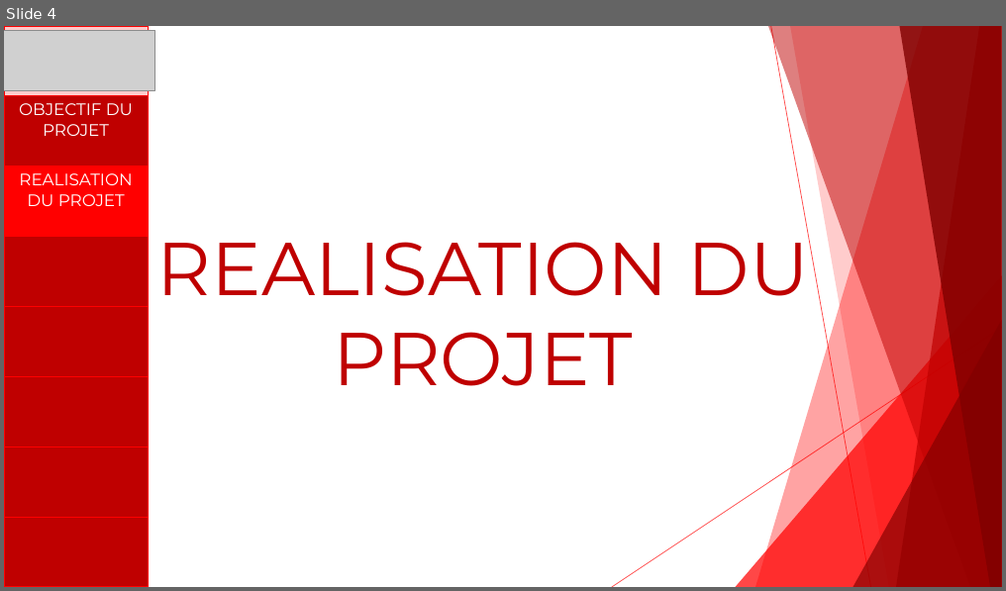
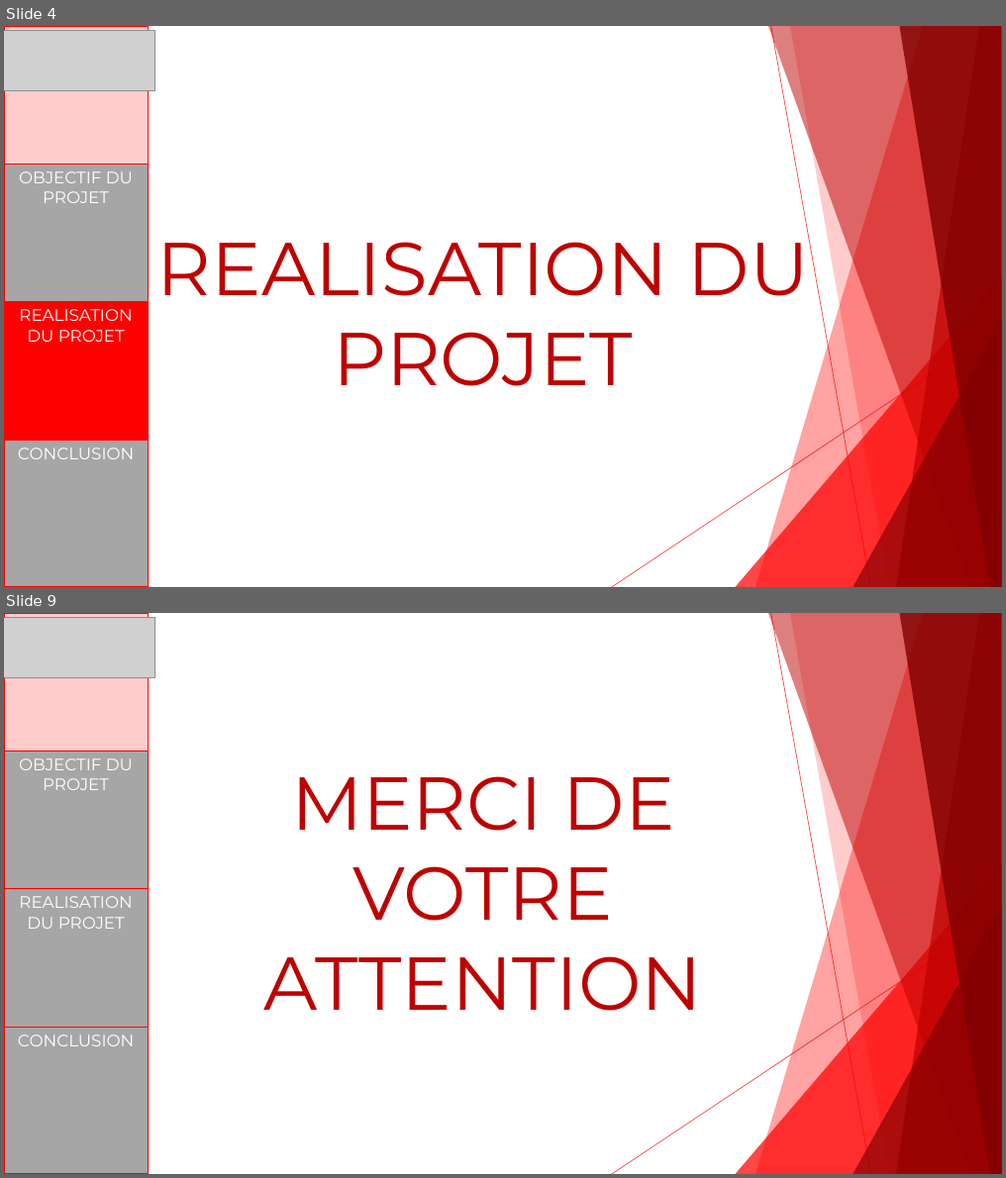
Before and after one commit to DimitriLibessart/PROJET-ExiaSaver, a slide deck: PROJET EXIASAVER.pptx. Shown one above the other, each under a label of ours: slide 4 before the commit, slides 4 and 9 after it; the slides between them are not shown. The pictures are 1006x591 and 1006x1178 pixels, drawn with LibreOffice and Linux fonts; fonts in the diff are those of the drawing; grey boxes stand for pictures. Boxes give left, top, right and bottom in pixels: in the first picture for what was removed or moved away, otherwise in the second. Text is boxed around its words. In the diff, an @@ line names an element or a change of style, - is before the commit and + after.

```diff
--- a/PROJET EXIASAVER.pptx
+++ b/PROJET EXIASAVER.pptx
@@ slide 9 added at [4,613,1002,1174], background #FFFFFF; not listed: 10 template elements that a slide beside it also shows @@
@@ table added at [4,613,148,1174], 4 rows, 1 columns @@
+
+OBJECTIF DU PROJET
+REALISATION DU PROJET
+CONCLUSION
@@ picture added at [4,617,155,677] @@
@@ title added at [264,776,702,1011], 72 pt, text #BF0000 @@
+MERCI DE VOTRE ATTENTION
@@ slide 4 changed as well @@
@@ table at [4,26,148,587] @@
-row 4: 
-row 5: 
-row 6: 
-row 7: 
-row 8: 
+row 4: CONCLUSION
```
Also in this commit, not shown: 5 other slides changed, 2 other slides added.
